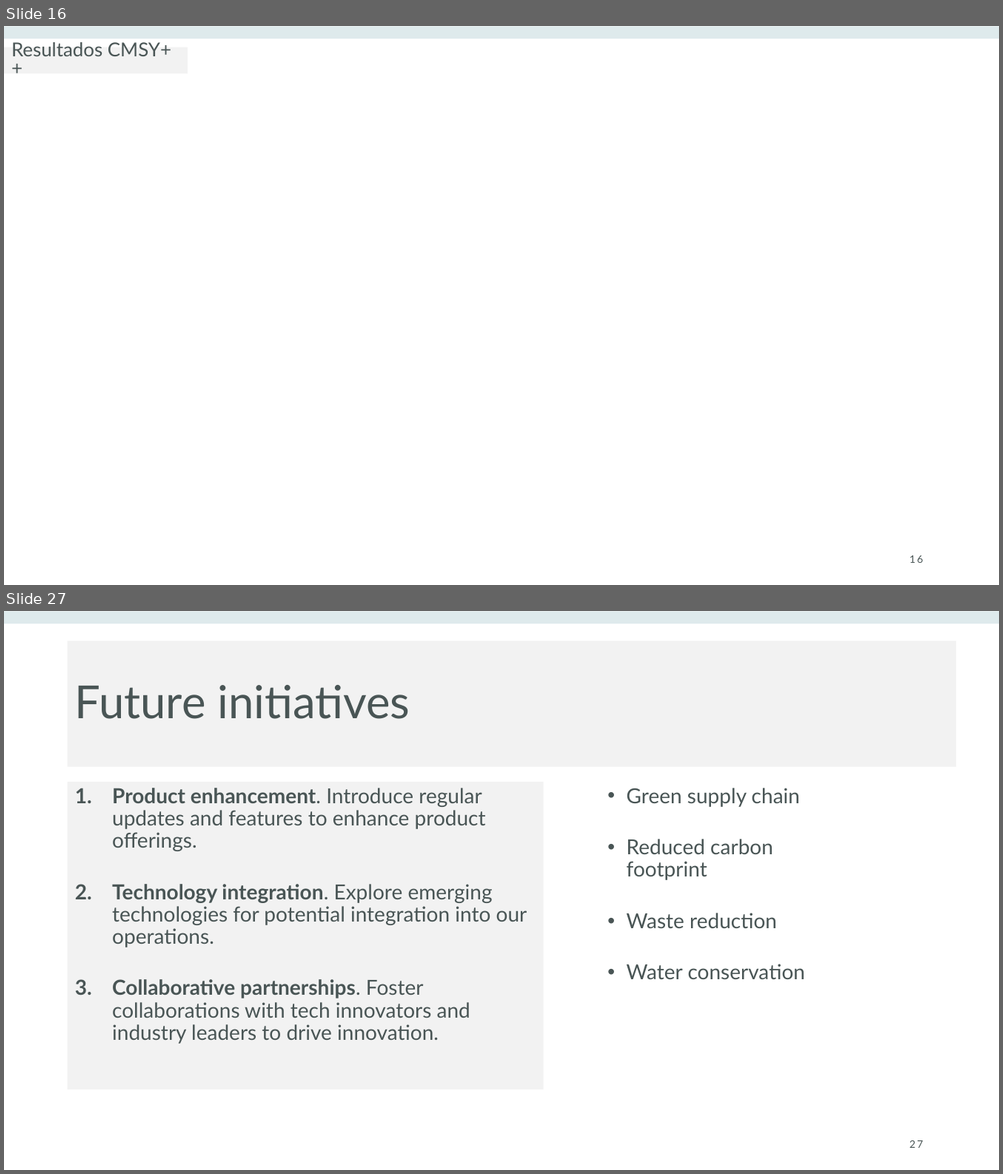
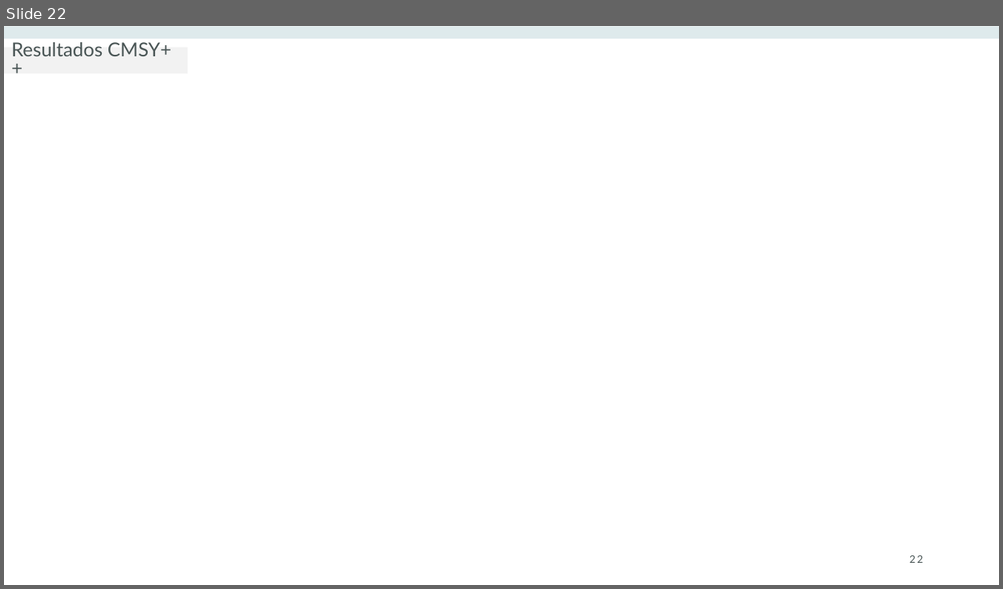
Before and after one commit to lucazsilva/Cabo-Verde---Stock-Assessment, a slide deck: Catch models/Avaliação da Cavala (Decapterus macarellus).pptx. Shown one above the other, each under a label of ours: slides 16 and 27 before the commit, slide 22 after it; the slides between them are not shown. The pictures are 1003x1174 and 1003x589 pixels, drawn with LibreOffice and Linux fonts; fonts in the diff are those of the drawing; background and template pictures are left out. Boxes give left, top, right and bottom in pixels: in the first picture for what was removed or moved away, otherwise in the second. Text is boxed around its words. In the diff, an @@ line names an element or a change of style, - is before the commit and + after.

```diff
--- a/Catch models/Avaliação da Cavala (Decapterus macarellus).pptx
+++ b/Catch models/Avaliação da Cavala (Decapterus macarellus).pptx
@@ slide 27 removed at [4,611,999,1170], background #FFFFFF; not listed: 1 template element that a slide beside it also shows @@
@@ title removed at [68,641,956,767] @@
-Future initiatives
@@ text removed at [68,782,543,1090] @@
-1. Product enhancement. Introduce regular updates and features to enhance product offerings.
-2. Technology integration. Explore emerging technologies for potential integration into our operations.
-3. Collaborative partnerships. Foster collaborations with tech innovators and industry leaders to drive innovation.
@@ text removed at [626,788,805,980] @@
-• Green supply chain
-• Reduced carbon footprint
-• Waste reduction
-• Water conservation
@@ page number removed at [909,1141,922,1148] @@
-27
@@ what was slide 16 is now slide 22 @@
@@ page number at [909,556,922,563]: text changed @@
-16
+22
```
Also in this commit, not shown: 7 slides changed, 10 slides added, 11 other slides removed, 2 other files.
